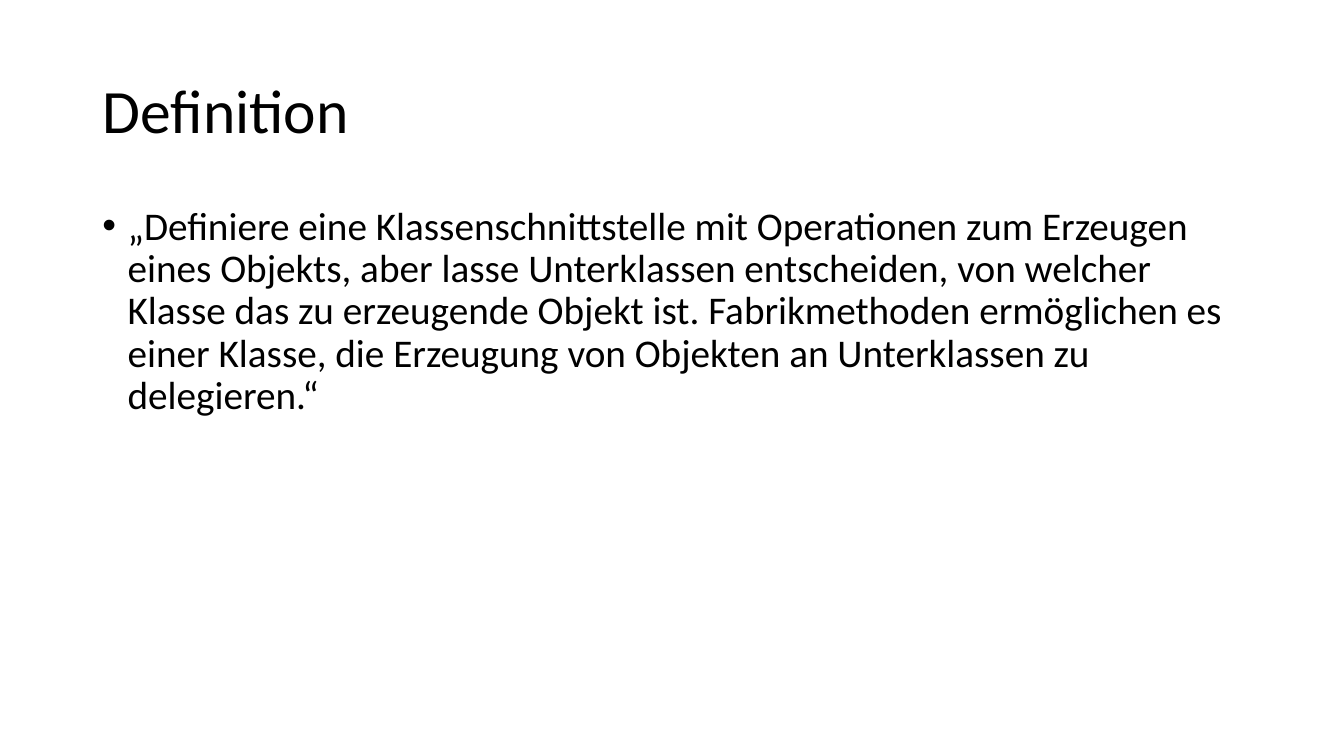
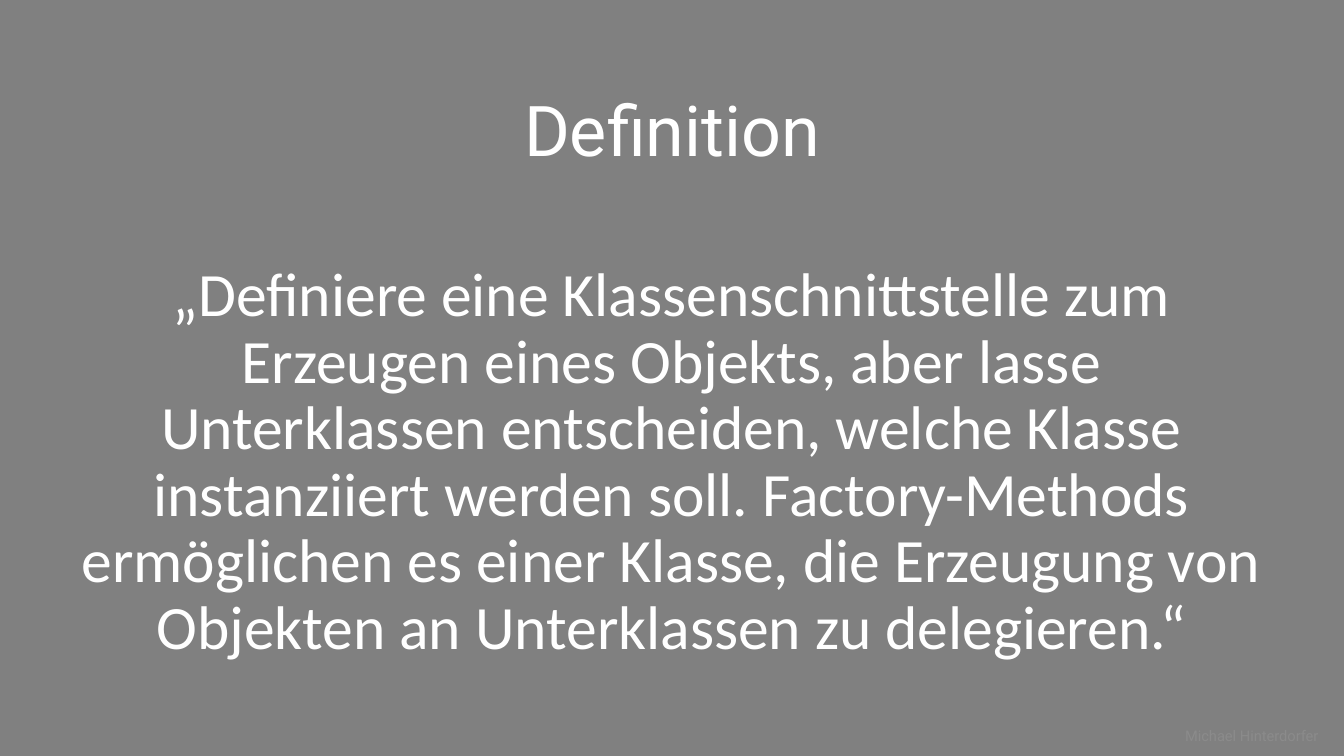
Before and after one commit to mhinterdorfer/FactoryMethod, a slide deck: slide 3 of Presentation/Präsentation.pptx (slide 2 before the commit). Drawn at 1344x756 pixels with LibreOffice and Linux fonts; fonts in the diff are those of the drawing. Boxes give left, top, right and bottom in pixels: in the first picture for what was removed or moved away, otherwise in the second. Text is boxed around its words. In the diff, an @@ line names an element or a change of style, - is before the commit and + after.

Commit message:
added presentation

```diff
--- a/Presentation/Präsentation.pptx
+++ b/Presentation/Präsentation.pptx
@@ background #FFFFFF to #808080 @@
@@ title "Definition": place and size @@
-title "Definition" at box(102, 90, 348, 134)
+title "Definition" at box(524, 103, 820, 157)
@@ title "Definition" at box(524, 103, 820, 157): size 44 to 50 pt, font Calibri to Roboto, text colour #000000 to #FFFFFF; alignment left to centre @@
@@ text at box(82, 273, 1260, 660): text changed; size 28 to 44 pt; text colour #000000 to #FFFFFF @@
-• „Definiere eine Klassenschnittstelle mit Operationen zum Erzeugen eines Objekts, aber lasse Unterklassen entscheiden, von welcher Klasse das zu erzeugende Objekt ist. Fabrikmethoden ermöglichen es einer Klasse, die Erzeugung von Objekten an Unterklassen zu delegieren.“
+„Definiere eine Klassenschnittstelle zum Erzeugen eines Objekts, aber lasse Unterklassen entscheiden, welche Klasse instanziiert werden soll. Factory-Methods ermöglichen es einer Klasse, die Erzeugung von Objekten an Unterklassen zu delegieren.“
```
Also in this commit, not shown: 1 other slide changed, 42 slides added, 5 slides removed.
